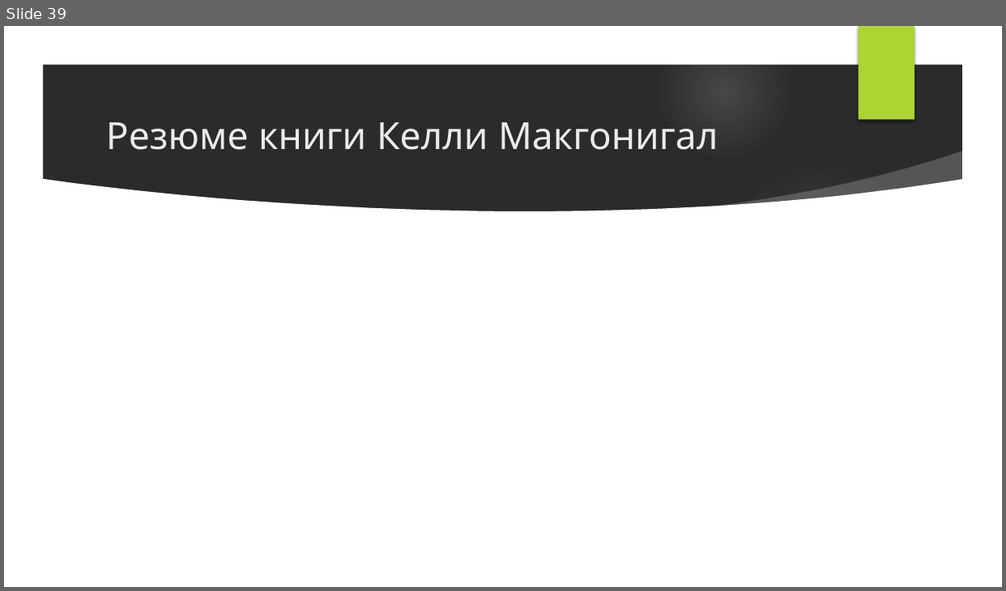
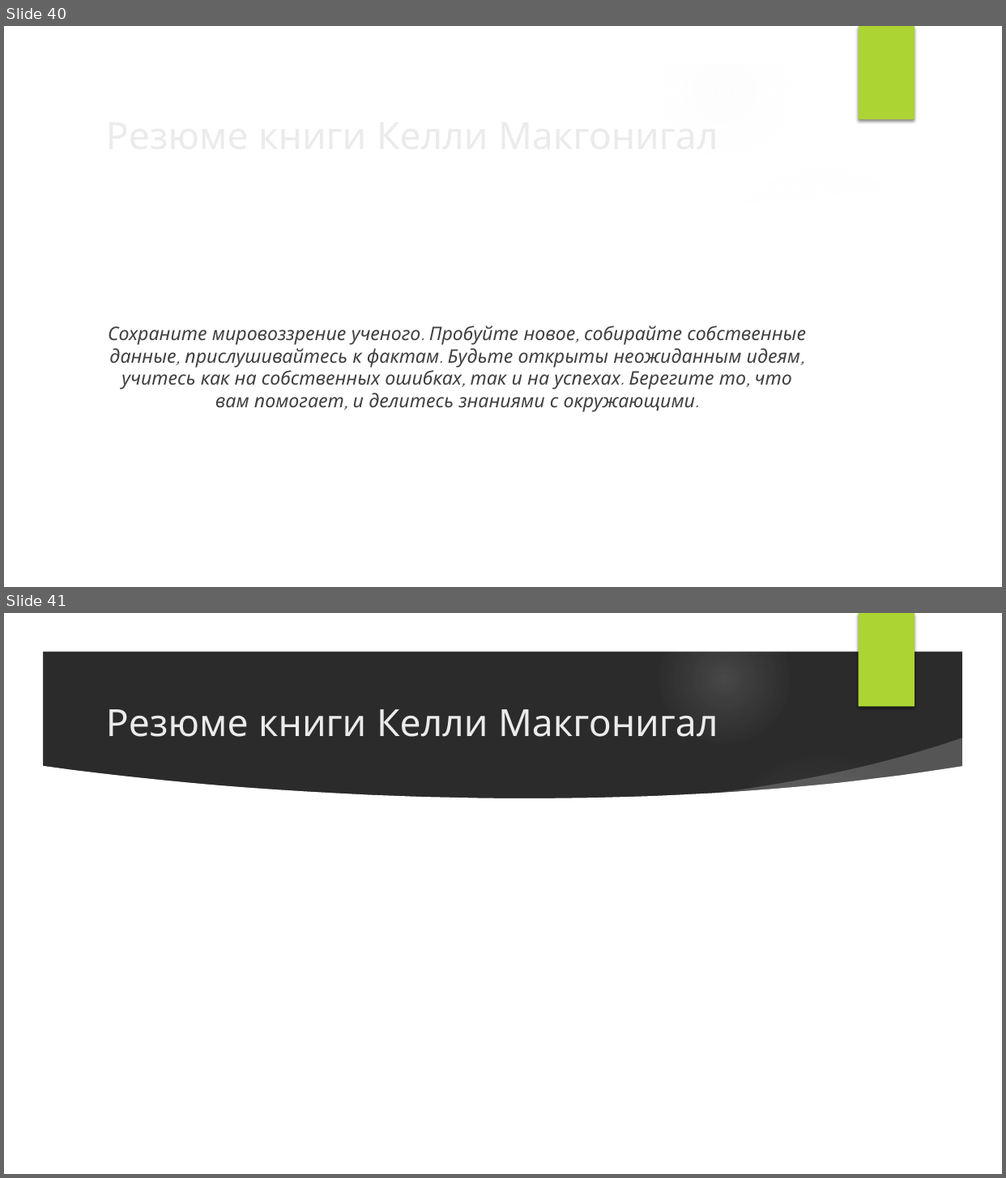
Before and after one commit to VladimirMakarevich/presentations, a slide deck: softskills/willpower/willpower.pptx. Shown one above the other, each under a label of ours: slide 39 before the commit, slides 40 and 41 after it. The pictures are 1006x591 and 1006x1178 pixels, drawn with LibreOffice and Linux fonts; fonts in the diff are those of the drawing; background and template pictures are left out; a plain dark background stands for a picture behind light text. Boxes give left, top, right and bottom in pixels: in the first picture for what was removed or moved away, otherwise in the second. Text is boxed around its words. In the diff, an @@ line names an element or a change of style, - is before the commit and + after.

```diff
--- a/softskills/willpower/willpower.pptx
+++ b/softskills/willpower/willpower.pptx
@@ slide 40 added at (4,26,1002,587), background picture (left out); not listed: 9 template elements that a slide beside it also shows @@
@@ title added at (98,105,816,163), 36 pt, text #EBEBEB @@
+Резюме книги Келли Макгонигал
@@ text added at (108,326,806,412), 18 pt, text #404040, italic @@
+Сохраните мировоззрение ученого. Пробуйте новое, собирайте собственные данные, прислушивайтесь к фактам. Будьте открыты неожиданным идеям, учитесь как на собственных ошибках, так и на успехах. Берегите то, что вам помогает, и делитесь знаниями с окружающими.
@@ what was slide 39 is now slide 41 @@
```
Also in this commit, not shown: 4 slides changed, 1 other slide added.
